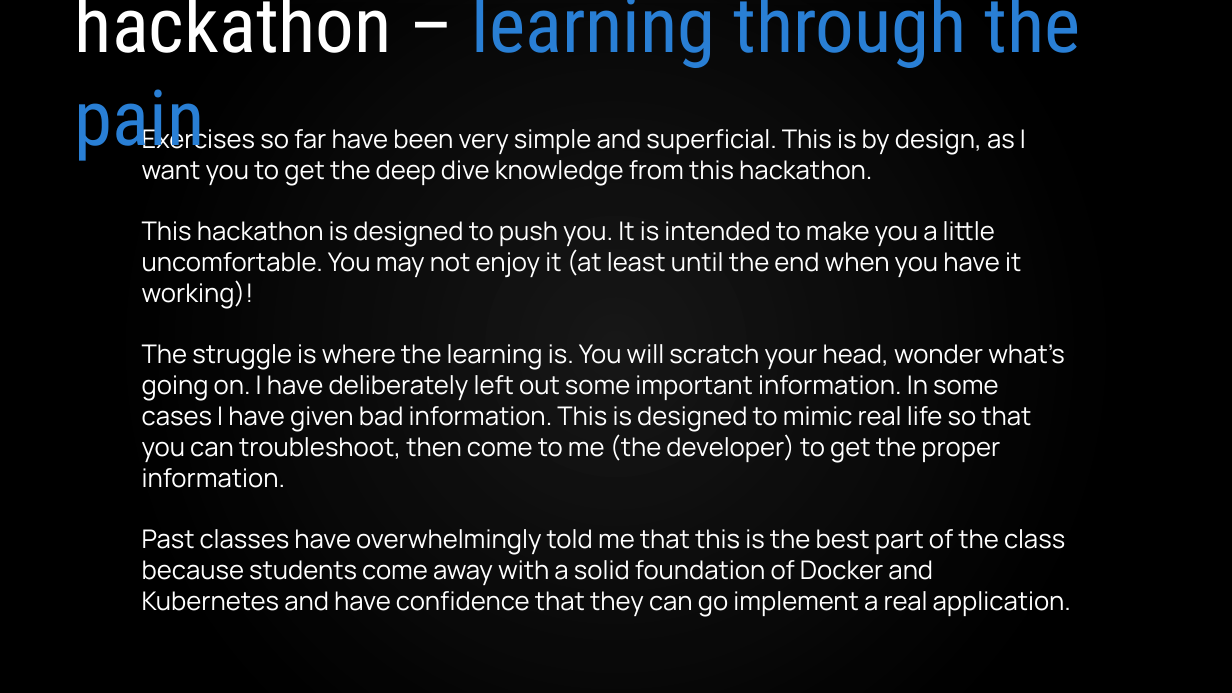
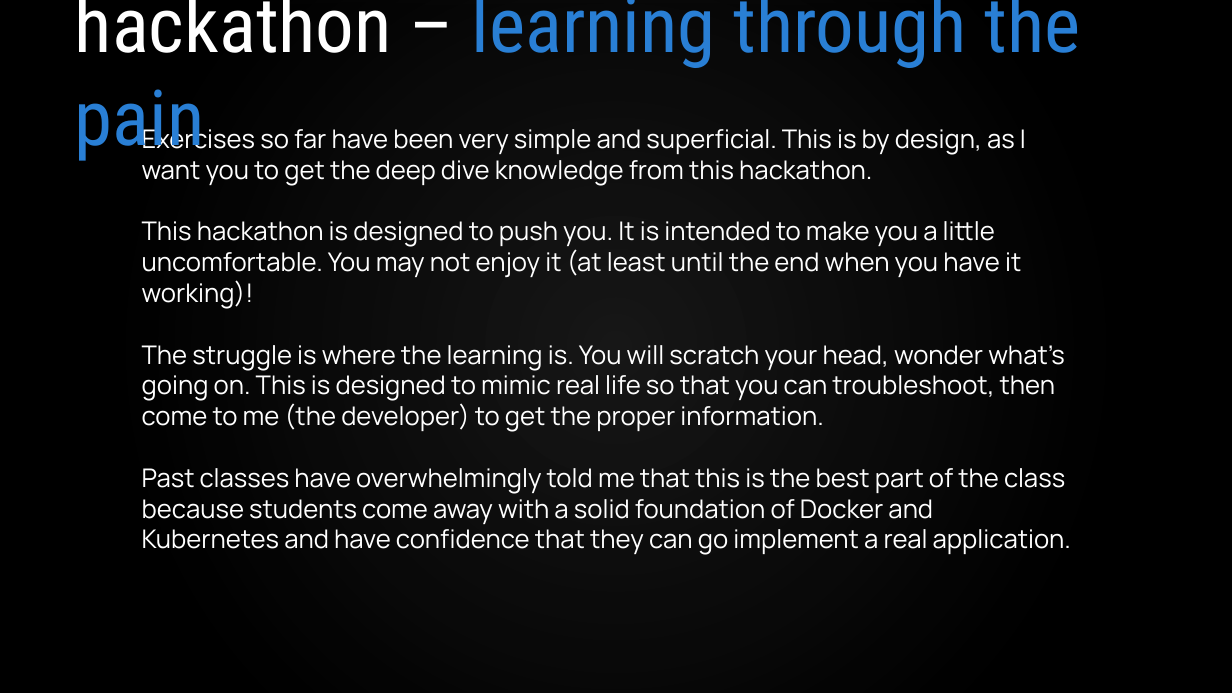
Before and after one commit to VergeOps/k8s-rvstore, a slide deck: slide 7 of rvstore_hackathon/K8s-RV Store Hackathon.pptx. Drawn at 1232x693 pixels with LibreOffice and Linux fonts; fonts in the diff are those of the drawing; background and template pictures are left out. Boxes give left, top, right and bottom in pixels: in the first picture for what was removed or moved away, otherwise in the second. Text is boxed around its words. In the diff, an @@ line names an element or a change of style, - is before the commit and + after.

Commit message:
Updated hackathon slide deck

```diff
--- a/rvstore_hackathon/K8s-RV Store Hackathon.pptx
+++ b/rvstore_hackathon/K8s-RV Store Hackathon.pptx
@@ text at box(142, 345, 1065, 432): text changed @@
-The struggle is where the learning is. You will scratch your head, wonder what’s going on. I have deliberately left out some important information. In some cases I have given bad information. This is designed to mimic real life so that you can troubleshoot, then come to me (the developer) to get the proper information.
+The struggle is where the learning is. You will scratch your head, wonder what’s going on. This is designed to mimic real life so that you can troubleshoot, then come to me (the developer) to get the proper information.
```
Also in this commit, not shown: 4 other slides changed, 1 other file.
